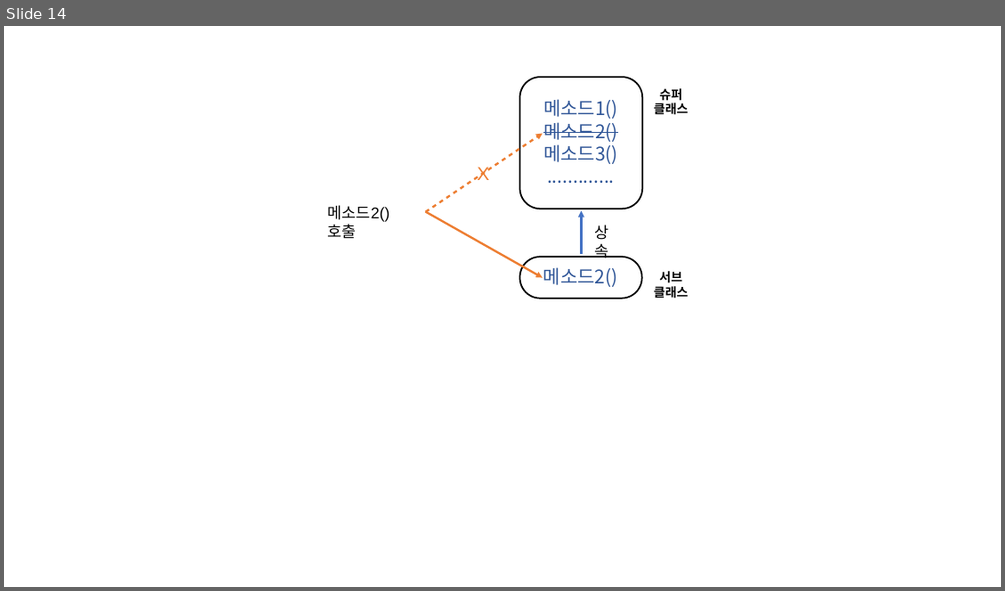
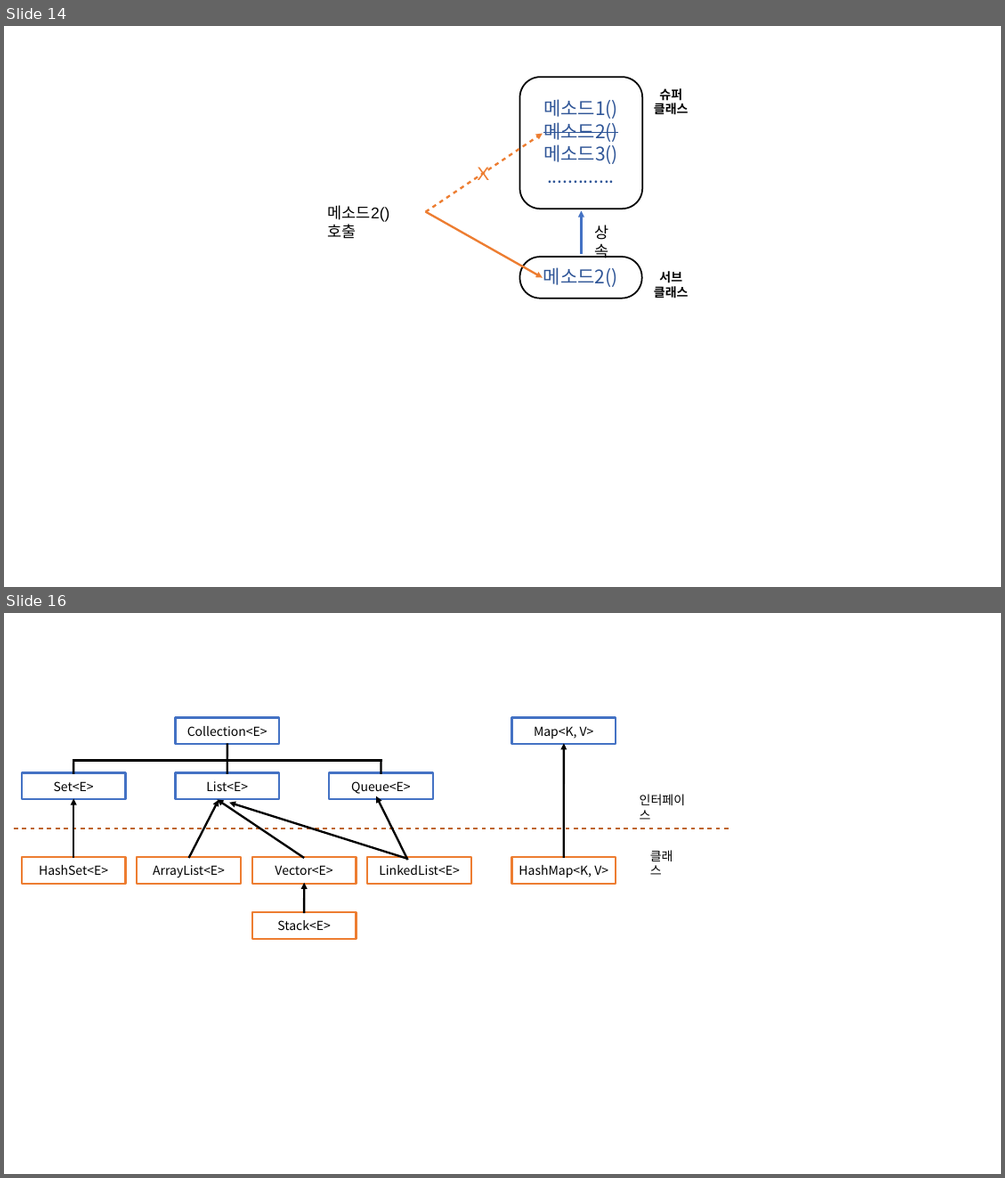
Before and after one commit to Rap0d/rap0d.github.io, a slide deck: assets/form/matrix.pptx. Shown one above the other, each under a label of ours: slide 14 before the commit, slides 14 and 16 after it; the slides between them are not shown. The pictures are 1005x591 and 1005x1178 pixels, drawn with LibreOffice and Linux fonts; fonts in the diff are those of the drawing. Boxes give left, top, right and bottom in pixels: in the first picture for what was removed or moved away, otherwise in the second. Text is boxed around its words. In the diff, an @@ line names an element or a change of style, - is before the commit and + after.

```diff
--- a/assets/form/matrix.pptx
+++ b/assets/form/matrix.pptx
@@ slide 16 added at [4,613,1001,1174], background #FFFFFF @@
@@ rectangle added at [175,718,279,744], fill #FFFFFF, outline #4472C4 2 pt, 12 pt, text #000000 @@
+Collection<E>
@@ rectangle added at [512,718,615,744], fill #FFFFFF, outline #4472C4 2 pt, 12 pt, text #000000 @@
+Map<K, V>
@@ line added from (227, 774) to (227, 743), #000000 2 pt @@
@@ arrow added from (564, 858) to (564, 743), #000000 2 pt @@
@@ line added from (73, 761) to (382, 761), #000000 2 pt @@
@@ line added from (73, 774) to (73, 761), #000000 2 pt @@
@@ line added from (380, 774) to (380, 761), #000000 2 pt @@
@@ rectangle added at [22,773,126,799], fill #FFFFFF, outline #4472C4 2 pt, 12 pt, text #000000 @@
+Set<E>
@@ arrow added from (73, 858) to (73, 798), #000000 2 pt @@
@@ rectangle added at [175,773,279,799], fill #FFFFFF, outline #4472C4 2 pt, 12 pt, text #000000 @@
+List<E>
@@ arrow added from (304, 858) to (217, 799), #000000 2 pt @@
@@ rectangle added at [329,773,433,799], fill #FFFFFF, outline #4472C4 2 pt, 12 pt, text #000000 @@
+Queue<E>
@@ arrow added from (408, 860) to (376, 796), #000000 2 pt @@
@@ text added at [639,794,685,819], 12 pt, text #000000 @@
+인터페이스
@@ arrow added from (189, 858) to (218, 800), #000000 2 pt @@
@@ arrow added from (408, 859) to (229, 803), #000000 2 pt @@
@@ line added from (14, 828) to (728, 828), #BE6427 2 pt @@
@@ text added at [650,850,673,875], 12 pt, text #000000 @@
+클래스
@@ rectangle added at [22,857,126,883], fill #FFFFFF, outline #ED7D31 2 pt, 12 pt, text #000000 @@
+HashSet<E>
@@ rectangle added at [138,857,241,883], fill #FFFFFF, outline #ED7D31 2 pt, 12 pt, text #000000 @@
+ArrayList<E>
@@ rectangle added at [252,857,356,883], fill #FFFFFF, outline #ED7D31 2 pt, 12 pt, text #000000 @@
+Vector<E>
@@ rectangle added at [367,857,471,883], fill #FFFFFF, outline #ED7D31 2 pt, 12 pt, text #000000 @@
+LinkedList<E>
@@ rectangle added at [512,857,615,883], fill #FFFFFF, outline #ED7D31 2 pt, 12 pt, text #000000 @@
+HashMap<K, V>
@@ arrow added from (304, 913) to (304, 883), #000000 2 pt @@
@@ rectangle added at [252,912,356,938], fill #FFFFFF, outline #ED7D31 2 pt, 12 pt, text #000000 @@
+Stack<E>
```
Also in this commit, not shown: 13 slides changed, 1 other file.
